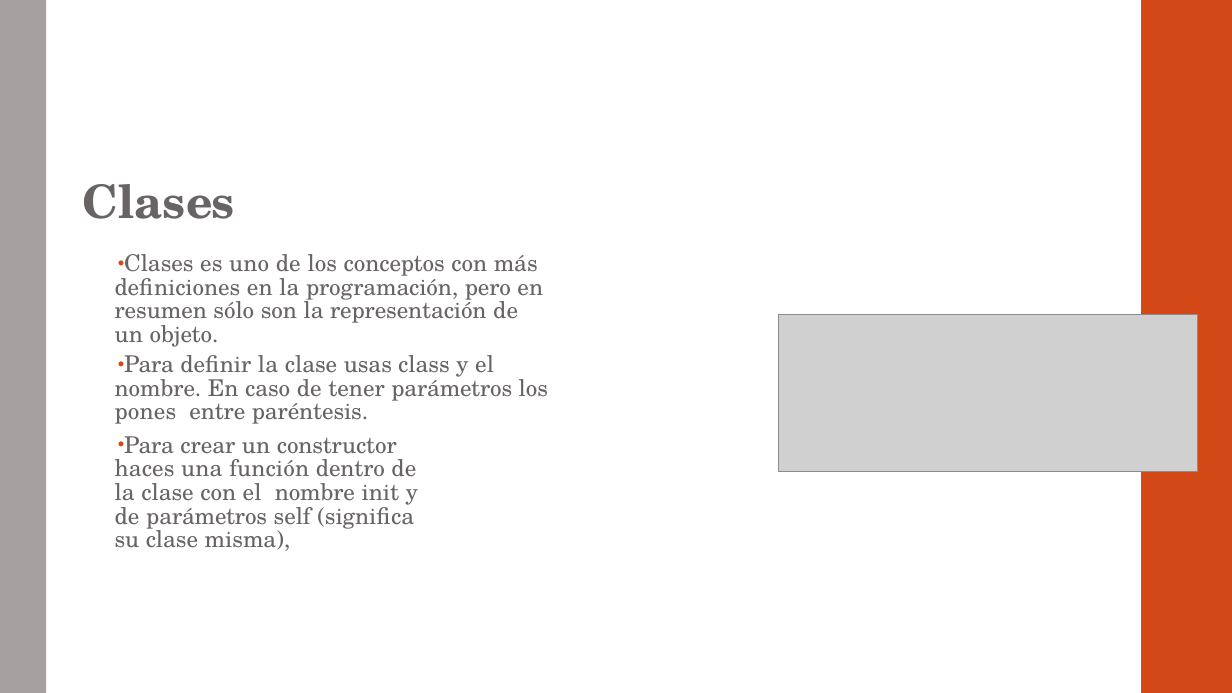
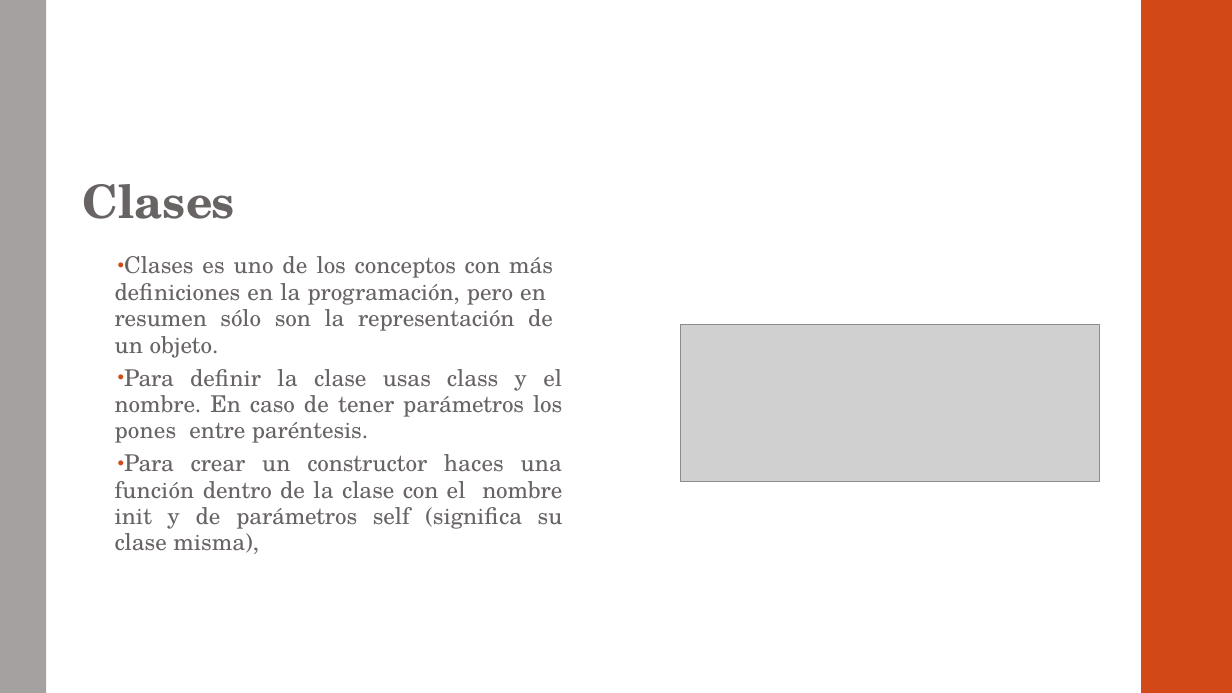
Before and after one commit to otrocarlosmartinez/AF-PYTHON, a slide deck: slide 42 of PRESENTACIÓN.pptx (slide 41 before the commit). Drawn at 1232x693 pixels with LibreOffice and Linux fonts; fonts in the diff are those of the drawing; grey boxes stand for pictures. Boxes give left, top, right and bottom in pixels: in the first picture for what was removed or moved away, otherwise in the second. Text is boxed around its words. In the diff, an @@ line names an element or a change of style, - is before the commit and + after.

```diff
--- a/PRESENTACIÓN.pptx
+++ b/PRESENTACIÓN.pptx
@@ text "Clases es uno de los ..." at bbox=[115, 256, 563, 554]: alignment left to justified; line spacing 0.85 to 0.95; less space between paragraphs @@
@@ picture: place and size @@
-picture at bbox=[779, 315, 1198, 472]
+picture at bbox=[681, 324, 1100, 482]
```
Also in this commit, not shown: 22 other slides changed, 4 slides added, 1 slide removed, 3 other files.
